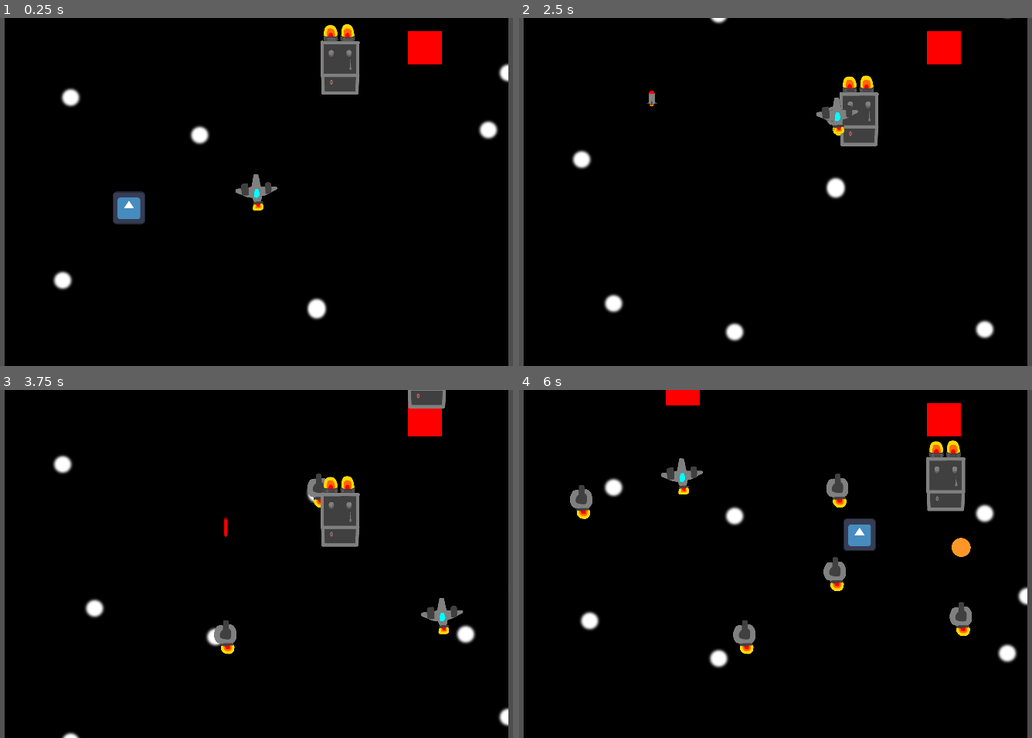
Above: before the commit, frames 1-4 (two rows, left to right).
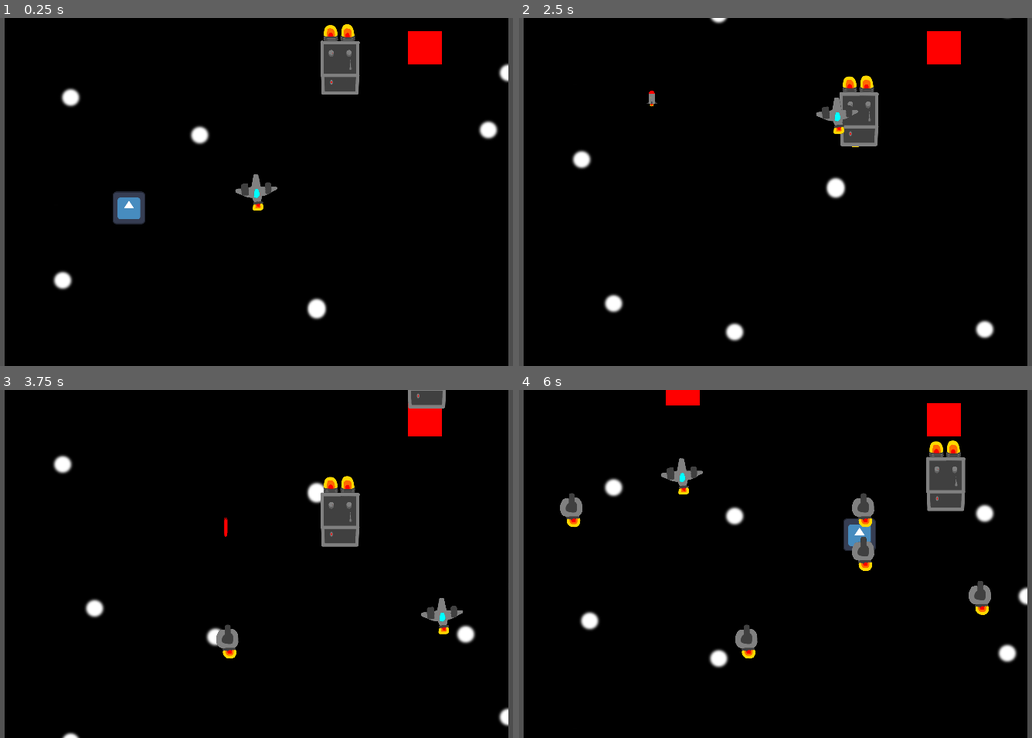
Above: after the commit, the same moments.

Repository: mykyta-bazhukhin/Cargo-Defense
Game: Godot game, scene res://Scenes/main_scene.tscn
Same seed, same stepped clock (60 frames per second), same inputs: the game is played once before the commit and once after it. The engine's default icon, where the game draws it, is replaced by a stand-in: a white triangle on a blue panel in a dark square.
Inputs (mouse positions are in pixels of both pictures, inside the frame that each line leads up to):
- Up to frame 1 (0.25 s): no input
- Up to frame 2 (2.5 s): move the mouse to (914, 174) at 0.52 s; tap 1 (Place tower 1) at 0.6, 1.35, 2.3 s; move the mouse to (652, 209) at 1.27 s; move the mouse to (837, 115) at 2.02 s; tap 2 (Place tower 2) at 2.1 s
- Up to frame 3 (3.75 s): move the mouse to (225, 633) at 2.77 s; tap 3 (Place tower 3) at 2.85 s; tap 1 (Place tower 1) at 3.05 s; move the mouse to (441, 616) at 3.52 s; tap L (give_scrap) at 3.6 s
- Up to frame 4 (6 s): tap 1 (Place tower 1) at 3.8, 4.35, 5.1 s; move the mouse to (590, 511) at 4.27 s; move the mouse to (806, 564) at 5.02 s; move the mouse to (683, 477) at 5.77 s; tap 2 (Place tower 2) at 5.85 s

The runs differ from the first frame. In frame 1, less than 0.1% of the frame differs, in the area x 46-53%, y 45-56%; in frame 2, less than 0.1%; in frame 3, 0.5%; in frame 4, 2.7%, in the area x 7-93%, y 24-78%.
Error before the commit: Invalid access to property or key 'position' on a base object of type 'Array[Node]'. (res://Scenes/main_scene.gd:36)

Commit message:
fixed the tower points to be not dependent on row, works raw but still needs tweaking, working on fixing the tower point select denying the action of spawning if the point is occupied

Diff:
--- a/Scenes/main_scene.gd
+++ b/Scenes/main_scene.gd
@@ -15,8 +15,9 @@
 var tower_points_array: Array
 
 func _ready():
-	for i in $Tower_points.get_child_count():
-		tower_points_array.append($Tower_points.get_child(i).get_children()) #appends each row's children to one array
+	tower_points_array = $Tower_points.get_children()
+	#for i in $Tower_points.get_child_count():
+	#	tower_points_array.append($Tower_points.get_child(i).get_children()) #appends each row's children to one array
 	tower_selection_array[0] = tower_sample_scene
 	var tower1 = tower_selection_array[0].instantiate() #tower needs to instantiate to be able to acess cost for if states
 	# could be solved by giving each tower its unique cost in global code
@@ -28,20 +29,18 @@
 func _select_tower(number: int):
 	var tower = tower_selection_array[number].instantiate()
 	tower.position = $Space_plane.position
+	print(tower.position)
 	tower.connect("shoot_turret", _on_shoot_turret)
 	$Towers.add_child(tower)
 	find_closest_tower_point_and_approach(tower)
 	Global.scrap -= tower.cost
 func pythagrean_therom(var1, var2): #returns the result of a pathagreon therom(distance) between 2 variables
-	return sqrt(pow(var1.position.x-var2.position.x, 2) + pow(var1.position.y-var2.position.x, 2))
+	return sqrt(pow(var1.position.x-var2.position.x, 2) + pow(var1.position.y-var2.position.y, 2))
 
 func _process(_delta):
-
-
-
 	#tower selection code
 	if (Input.is_action_just_pressed("Place tower 1") and tower_selection_array[0] != null and tower1_cost <= Global.scrap):
-		print("sapwn")
+		#print("sapwn")
 		_select_tower(0)
 	if (Input.is_action_just_pressed("Place tower 2") and tower_selection_array[1] != null and tower_selection_array[1].cost <= Global.scrap):
 		var tower = tower_selection_array[1].instantiate() #fix these two to use select tower func
@@ -65,18 +64,23 @@
 	var min_dist = pythagrean_therom(tower_points_array[0], tower)
 	var cur_dist = 0
 	for i in tower_points_array.size():
-		if (tower_points_array[i].is_in_group("Not Occupied")):
-			cur_dist = pythagrean_therom(tower_points_array[i], tower)
-			if (cur_dist <= min_dist):
-				min_dist = cur_dist
-				min_dist_point = tower_points_array[i]
-		else:
-			print("position occupied")
-	final_min_point_position = Vector2(min_dist_point.position.x, min_dist_point.position.y)
-	min_dist_point.remove_from_group("Not Occupied")
-	var tween = get_tree().create_tween()
-	tween.tween_property(tower, "position", final_min_point_position, 0.5).set_trans(Tween.TRANS_QUAD).set_ease(Tween.EASE_OUT)
+		#if (tower_points_array[i].is_in_group("Not Occupied")):
+		cur_dist = pythagrean_therom(tower_points_array[i], tower)
+		#print(str(pythagrean_therom(tower_points_array[i], tower)) + " " + str(i))
+		if (cur_dist <= min_dist):
+			min_dist = cur_dist
+			min_dist_point = tower_points_array[i]
+			#print("position of new min: " + str(i))
+	print(min_dist_point.is_in_group("Not occupied"))
+	if !(min_dist_point.is_in_group("Not occupied")):
+		final_min_point_position = Vector2(min_dist_point.position.x, min_dist_point.position.y)
 
+		var tween = get_tree().create_tween()
+		tween.tween_property(tower, "position", final_min_point_position, 0.5).set_trans(Tween.TRANS_QUAD).set_ease(Tween.EASE_OUT)
+		min_dist_point.remove_from_group("Not Occupied")
+	else:
+		print("position occupied")
+	'''
 	var min_dist_row = tower_points_array[0]
 	var min_dist_y = abs(tower_points_array[0].position.y - tower.position.y)
 	var cur_dist_y = 0
@@ -98,6 +102,8 @@
 				min_dist_colum = row_num_points_array[i]
 		else:
 			print("position occupied")
+	'''
+
 
 
 
@@ -129,7 +135,7 @@
 
 
 func _on_carrier_enemy_enemy_dead(pos, val):
-	print("recieving")
+	#print("recieving")
 	var scrap = scrap_scene.instantiate()
 	scrap.value = val
 	scrap.position = pos
--- a/Scenes/main_scene.tscn
+++ b/Scenes/main_scene.tscn
@@ -38,7 +38,7 @@
 metadata/_edit_lock_ = true
 
 [node name="Space_plane" parent="." instance=ExtResource("1_7xmnw")]
-position = Vector2(712, 440)
+position = Vector2(672, 480)
 
 [node name="Borders" type="Node2D" parent="."]
 position = Vector2(797, -39)
@@ -58,152 +58,13 @@
 
 [node name="Tower_points" type="Node2D" parent="."]
 metadata/_edit_lock_ = true
-metadata/_edit_group_ = true
-
-[node name="Row" type="Node2D" parent="Tower_points"]
-position = Vector2(0, 640)
-
-[node name="Row2" type="Node2D" parent="Tower_points"]
-position = Vector2(0, 544)
-
-[node name="Marker2D2" type="Marker2D" parent="Tower_points/Row2" groups=["Not Occupied"]]
-position = Vector2(488, 0)
-
-[node name="Marker2D5" type="Marker2D" parent="Tower_points/Row2" groups=["Not Occupied"]]
-position = Vector2(232, 0)
-
-[node name="Marker2D6" type="Marker2D" parent="Tower_points/Row2" groups=["Not Occupied"]]
-position = Vector2(360, 0)
-
-[node name="Marker2D7" type="Marker2D" parent="Tower_points/Row2" groups=["Not Occupied"]]
-position = Vector2(872, 0)
-
-[node name="Marker2D9" type="Marker2D" parent="Tower_points/Row2" groups=["Not Occupied"]]
-position = Vector2(744, 0)
-
-[node name="Marker2D11" type="Marker2D" parent="Tower_points/Row2" groups=["Not Occupied"]]
-position = Vector2(616, 0)
-
-[node name="Marker2D12" type="Marker2D" parent="Tower_points/Row2" groups=["Not Occupied"]]
-position = Vector2(1128, 0)
-
-[node name="Marker2D14" type="Marker2D" parent="Tower_points/Row2" groups=["Not Occupied"]]
-position = Vector2(1000, 0)
-
-[node name="Row3" type="Node2D" parent="Tower_points"]
-position = Vector2(0, 448)
-
-[node name="Marker2D2" type="Marker2D" parent="Tower_points/Row3" groups=["Not Occupied"]]
-position = Vector2(488, 0)
-
-[node name="Marker2D5" type="Marker2D" parent="Tower_points/Row3" groups=["Not Occupied"]]
-position = Vector2(232, 0)
-
-[node name="Marker2D6" type="Marker2D" parent="Tower_points/Row3" groups=["Not Occupied"]]
-position = Vector2(360, 0)
-
-[node name="Marker2D7" type="Marker2D" parent="Tower_points/Row3" groups=["Not Occupied"]]
-position = Vector2(872, 0)
-
-[node name="Marker2D9" type="Marker2D" parent="Tower_points/Row3" groups=["Not Occupied"]]
-position = Vector2(744, 0)
-
-[node name="Marker2D11" type="Marker2D" parent="Tower_points/Row3" groups=["Not Occupied"]]
-position = Vector2(616, 0)
-
-[node name="Marker2D12" type="Marker2D" parent="Tower_points/Row3" groups=["Not Occupied"]]
-position = Vector2(1128, 0)
-
-[node name="Marker2D14" type="Marker2D" parent="Tower_points/Row3" groups=["Not Occupied"]]
-position = Vector2(1000, 0)
-
-[node name="Row4" type="Node2D" parent="Tower_points"]
-position = Vector2(0, 352)
-
-[node name="Marker2D2" type="Marker2D" parent="Tower_points/Row4" groups=["Not Occupied"]]
-position = Vector2(488, 0)
-
-[node name="Marker2D5" type="Marker2D" parent="Tower_points/Row4" groups=["Not Occupied"]]
-position = Vector2(232, 0)
-
-[node name="Marker2D6" type="Marker2D" parent="Tower_points/Row4" groups=["Not Occupied"]]
-position = Vector2(360, 0)
-
-[node name="Marker2D7" type="Marker2D" parent="Tower_points/Row4" groups=["Not Occupied"]]
-position = Vector2(872, 0)
-
-[node name="Marker2D9" type="Marker2D" parent="Tower_points/Row4" groups=["Not Occupied"]]
-position = Vector2(744, 0)
-
-[node name="Marker2D11" type="Marker2D" parent="Tower_points/Row4" groups=["Not Occupied"]]
-position = Vector2(616, 0)
-
-[node name="Marker2D12" type="Marker2D" parent="Tower_points/Row4" groups=["Not Occupied"]]
-position = Vector2(1128, 0)
-
-[node name="Marker2D14" type="Marker2D" parent="Tower_points/Row4" groups=["Not Occupied"]]
-position = Vector2(1000, 0)
-
-[node name="Row5" type="Node2D" parent="Tower_points"]
-position = Vector2(0, 256)
-
-[node name="Marker2D2" type="Marker2D" parent="Tower_points/Row5" groups=["Not Occupied"]]
-position = Vector2(488, 0)
-
-[node name="Marker2D5" type="Marker2D" parent="Tower_points/Row5" groups=["Not Occupied"]]
-position = Vector2(232, 0)
-
-[node name="Marker2D6" type="Marker2D" parent="Tower_points/Row5" groups=["Not Occupied"]]
-position = Vector2(360, 0)
-
-[node name="Marker2D7" type="Marker2D" parent="Tower_points/Row5" groups=["Not Occupied"]]
-position = Vector2(872, 0)
-
-[node name="Marker2D9" type="Marker2D" parent="Tower_points/Row5" groups=["Not Occupied"]]
-position = Vector2(744, 0)
-
-[node name="Marker2D11" type="Marker2D" parent="Tower_points/Row5" groups=["Not Occupied"]]
-position = Vector2(616, 0)
-
-[node name="Marker2D12" type="Marker2D" parent="Tower_points/Row5" groups=["Not Occupied"]]
-position = Vector2(1128, 0)
-
-[node name="Marker2D14" type="Marker2D" parent="Tower_points/Row5" groups=["Not Occupied"]]
-position = Vector2(1000, 0)
-
-[node name="Row6" type="Node2D" parent="Tower_points"]
-position = Vector2(0, 160)
-
-[node name="Marker2D2" type="Marker2D" parent="Tower_points/Row6" groups=["Not Occupied"]]
-position = Vector2(488, 0)
-
-[node name="Marker2D5" type="Marker2D" parent="Tower_points/Row6" groups=["Not Occupied"]]
-position = Vector2(232, 0)
-
-[node name="Marker2D6" type="Marker2D" parent="Tower_points/Row6" groups=["Not Occupied"]]
-position = Vector2(360, 0)
-
-[node name="Marker2D7" type="Marker2D" parent="Tower_points/Row6" groups=["Not Occupied"]]
-position = Vector2(872, 0)
-
-[node name="Marker2D9" type="Marker2D" parent="Tower_points/Row6" groups=["Not Occupied"]]
-position = Vector2(744, 0)
-
-[node name="Marker2D11" type="Marker2D" parent="Tower_points/Row6" groups=["Not Occupied"]]
-position = Vector2(616, 0)
-
-[node name="Marker2D12" type="Marker2D" parent="Tower_points/Row6" groups=["Not Occupied"]]
-position = Vector2(1128, 0)
-
-[node name="Marker2D14" type="Marker2D" parent="Tower_points/Row6" groups=["Not Occupied"]]
-position = Vector2(1000, 0)
+
+[node name="Marker2D5" type="Marker2D" parent="Tower_points" groups=["Not Occupied"]]
+position = Vector2(232, 640)
 
 [node name="Marker2D2" type="Marker2D" parent="Tower_points" groups=["Not Occupied"]]
 position = Vector2(488, 640)
 
-[node name="Marker2D5" type="Marker2D" parent="Tower_points" groups=["Not Occupied"]]
-position = Vector2(232, 640)
-
 [node name="Marker2D6" type="Marker2D" parent="Tower_points" groups=["Not Occupied"]]
 position = Vector2(360, 640)
 
@@ -221,6 +82,126 @@
 
 [node name="Marker2D14" type="Marker2D" parent="Tower_points" groups=["Not Occupied"]]
 position = Vector2(1000, 640)
+
+[node name="Marker2D3" type="Marker2D" parent="Tower_points" groups=["Not Occupied"]]
+position = Vector2(488, 544)
+
+[node name="Marker2D8" type="Marker2D" parent="Tower_points" groups=["Not Occupied"]]
+position = Vector2(232, 544)
+
+[node name="Marker2D10" type="Marker2D" parent="Tower_points" groups=["Not Occupied"]]
+position = Vector2(360, 544)
+
+[node name="Marker2D13" type="Marker2D" parent="Tower_points" groups=["Not Occupied"]]
+position = Vector2(872, 544)
+
+[node name="Marker2D15" type="Marker2D" parent="Tower_points" groups=["Not Occupied"]]
+position = Vector2(744, 544)
+
+[node name="Marker2D16" type="Marker2D" parent="Tower_points" groups=["Not Occupied"]]
+position = Vector2(616, 544)
+
+[node name="Marker2D17" type="Marker2D" parent="Tower_points" groups=["Not Occupied"]]
+position = Vector2(1128, 544)
+
+[node name="Marker2D18" type="Marker2D" parent="Tower_points" groups=["Not Occupied"]]
+position = Vector2(1000, 544)
+
+[node name="Marker2D4" type="Marker2D" parent="Tower_points" groups=["Not Occupied"]]
+position = Vector2(488, 448)
+
+[node name="Marker2D19" type="Marker2D" parent="Tower_points" groups=["Not Occupied"]]
+position = Vector2(232, 448)
+
+[node name="Marker2D20" type="Marker2D" parent="Tower_points" groups=["Not Occupied"]]
+position = Vector2(360, 448)
+
+[node name="Marker2D21" type="Marker2D" parent="Tower_points" groups=["Not Occupied"]]
+position = Vector2(872, 448)
+
+[node name="Marker2D22" type="Marker2D" parent="Tower_points" groups=["Not Occupied"]]
+position = Vector2(744, 448)
+
+[node name="Marker2D23" type="Marker2D" parent="Tower_points" groups=["Not Occupied"]]
+position = Vector2(616, 448)
+
+[node name="Marker2D24" type="Marker2D" parent="Tower_points" groups=["Not Occupied"]]
+position = Vector2(1128, 448)
+
+[node name="Marker2D25" type="Marker2D" parent="Tower_points" groups=["Not Occupied"]]
+position = Vector2(1000, 448)
+
+[node name="Marker2D26" type="Marker2D" parent="Tower_points" groups=["Not Occupied"]]
+position = Vector2(488, 352)
+
+[node name="Marker2D27" type="Marker2D" parent="Tower_points" groups=["Not Occupied"]]
+position = Vector2(232, 352)
+
+[node name="Marker2D28" type="Marker2D" parent="Tower_points" groups=["Not Occupied"]]
+position = Vector2(360, 352)
+
+[node name="Marker2D29" type="Marker2D" parent="Tower_points" groups=["Not Occupied"]]
+position = Vector2(872, 352)
+
+[node name="Marker2D30" type="Marker2D" parent="Tower_points" groups=["Not Occupied"]]
+position = Vector2(744, 352)
+
+[node name="Marker2D31" type="Marker2D" parent="Tower_points" groups=["Not Occupied"]]
+position = Vector2(616, 352)
+
+[node name="Marker2D32" type="Marker2D" parent="Tower_points" groups=["Not Occupied"]]
+position = Vector2(1128, 352)
+
+[node name="Marker2D33" type="Marker2D" parent="Tower_points" groups=["Not Occupied"]]
+position = Vector2(1000, 352)
+
+[node name="Marker2D34" type="Marker2D" parent="Tower_points" groups=["Not Occupied"]]
+position = Vector2(488, 256)
+
+[node name="Marker2D35" type="Marker2D" parent="Tower_points" groups=["Not Occupied"]]
+position = Vector2(232, 256)
+
+[node name="Marker2D36" type="Marker2D" parent="Tower_points" groups=["Not Occupied"]]
+position = Vector2(360, 256)
+
+[node name="Marker2D37" type="Marker2D" parent="Tower_points" groups=["Not Occupied"]]
+position = Vector2(872, 256)
+
+[node name="Marker2D38" type="Marker2D" parent="Tower_points" groups=["Not Occupied"]]
+position = Vector2(744, 256)
+
+[node name="Marker2D39" type="Marker2D" parent="Tower_points" groups=["Not Occupied"]]
+position = Vector2(616, 256)
+
+[node name="Marker2D40" type="Marker2D" parent="Tower_points" groups=["Not Occupied"]]
+position = Vector2(1128, 256)
+
+[node name="Marker2D41" type="Marker2D" parent="Tower_points" groups=["Not Occupied"]]
+position = Vector2(1000, 256)
+
+[node name="Marker2D42" type="Marker2D" parent="Tower_points" groups=["Not Occupied"]]
+position = Vector2(488, 160)
+
+[node name="Marker2D43" type="Marker2D" parent="Tower_points" groups=["Not Occupied"]]
+position = Vector2(232, 160)
+
+[node name="Marker2D44" type="Marker2D" parent="Tower_points" groups=["Not Occupied"]]
+position = Vector2(360, 160)
+
+[node name="Marker2D45" type="Marker2D" parent="Tower_points" groups=["Not Occupied"]]
+position = Vector2(872, 160)
+
+[node name="Marker2D46" type="Marker2D" parent="Tower_points" groups=["Not Occupied"]]
+position = Vector2(744, 160)
+
+[node name="Marker2D47" type="Marker2D" parent="Tower_points" groups=["Not Occupied"]]
+position = Vector2(616, 160)
+
+[node name="Marker2D48" type="Marker2D" parent="Tower_points" groups=["Not Occupied"]]
+position = Vector2(1128, 160)
+
+[node name="Marker2D49" type="Marker2D" parent="Tower_points" groups=["Not Occupied"]]
+position = Vector2(1000, 160)
 
 [node name="Scrap" parent="." instance=ExtResource("8_07lw2")]
 position = Vector2(400, 416)
--- a/Scenes/tower_sample.gd
+++ b/Scenes/tower_sample.gd
@@ -17,12 +17,12 @@
 
 
 func _on_detection_range_body_entered(body):
-	print("start")
+	#print("start")
 	if (enemies == 0):
 		$tower_shoot_timer.start()
 	enemies += 1
 func _on_detection_range_body_exited(body):
 	enemies -= 1
 	if (enemies == 0):
-		print("stop")
+		#print("stop")
 		$tower_shoot_timer.stop()
